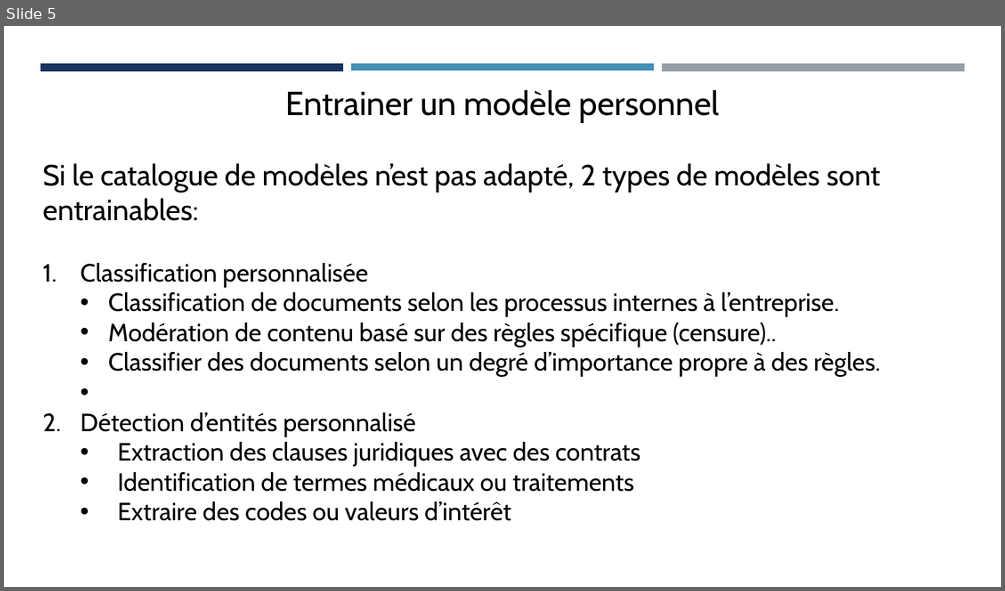
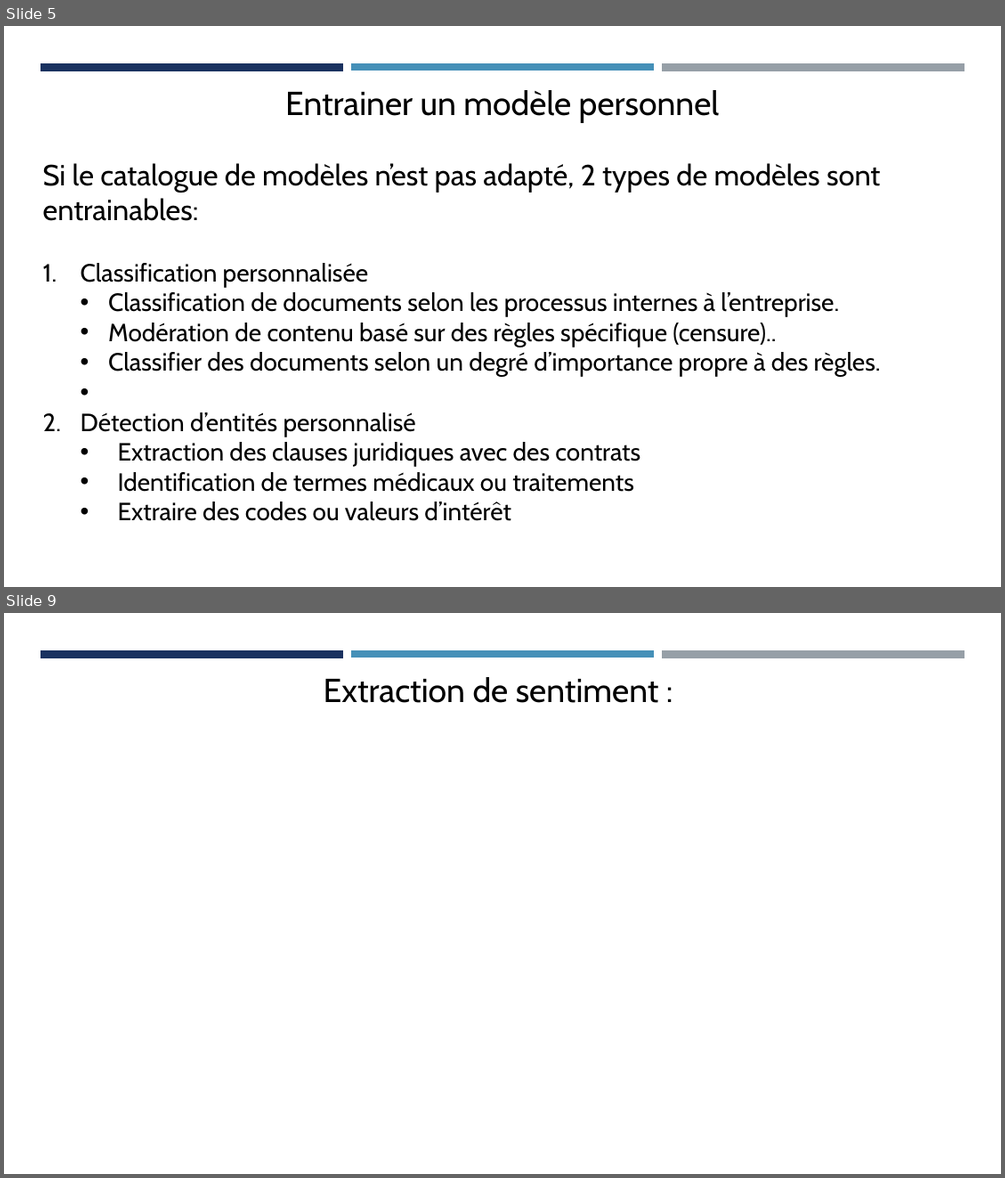
Before and after one commit to Jmuhleman/pw_CLD, a slide deck: workshop/AWS Comprehend.odp. Shown one above the other, each under a label of ours: slide 5 before the commit, slides 5 and 9 after it; the slides between them are not shown. The pictures are 1005x591 and 1005x1178 pixels, drawn with LibreOffice and Linux fonts; fonts in the diff are those of the drawing. Boxes give left, top, right and bottom in pixels: in the first picture for what was removed or moved away, otherwise in the second. Text is boxed around its words. In the diff, an @@ line names an element or a change of style, - is before the commit and + after.

```diff
--- a/workshop/AWS Comprehend.odp
+++ b/workshop/AWS Comprehend.odp
@@ slide 9 added at box(4, 613, 1001, 1174), background #FFFFFF; not listed: 3 template elements that a slide beside it also shows @@
@@ text added at box(324, 677, 659, 703), 32 pt, text #000000 @@
+Extraction de sentiment :
```
Also in this commit, not shown: 3 slides changed, 2 other slides added, 1 slide removed.
